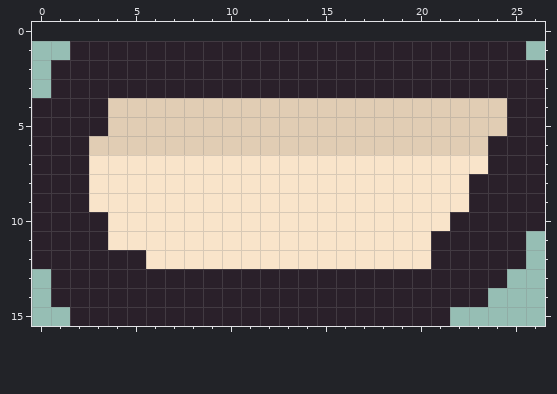
One commit to this pixel-art sprite: Assets/Game/Graphics/Kitchen/foxe's left eye.png. Above is the file before it was changed.
The file is 27x15 pixels. The old version is drawn lined up with the new one, on the new canvas.
The same view after the edit:
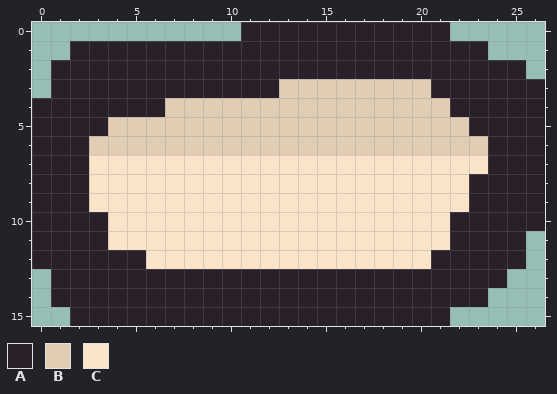
Palette (. is transparent): A #2a202a  B #e1cdb4  C #f9e4ca
The exact change:
{"change": "canvas 27x15 -> 27x16, the old top-left corner now at 0,1"}
{"y":0,"x":11,"old":"...........","new":"AAAAAAAAAAA"}
{"y":1,"x":24,"old":"AA","new":".."}
{"y":2,"x":26,"old":"A","new":"."}
{"y":3,"x":13,"old":"AAAAAAAA","new":"BBBBBBBB"}
{"y":4,"x":4,"old":"BBB","new":"AAA"}
{"y":4,"x":22,"old":"BBB","new":"AAA"}
{"y":5,"x":23,"old":"BB","new":"AA"}
{"y":11,"x":21,"old":"A","new":"C"}
{"label":"changed","picture_box":[108,22,545,136]}
{"label":"changed","picture_box":[431,231,450,250]}
